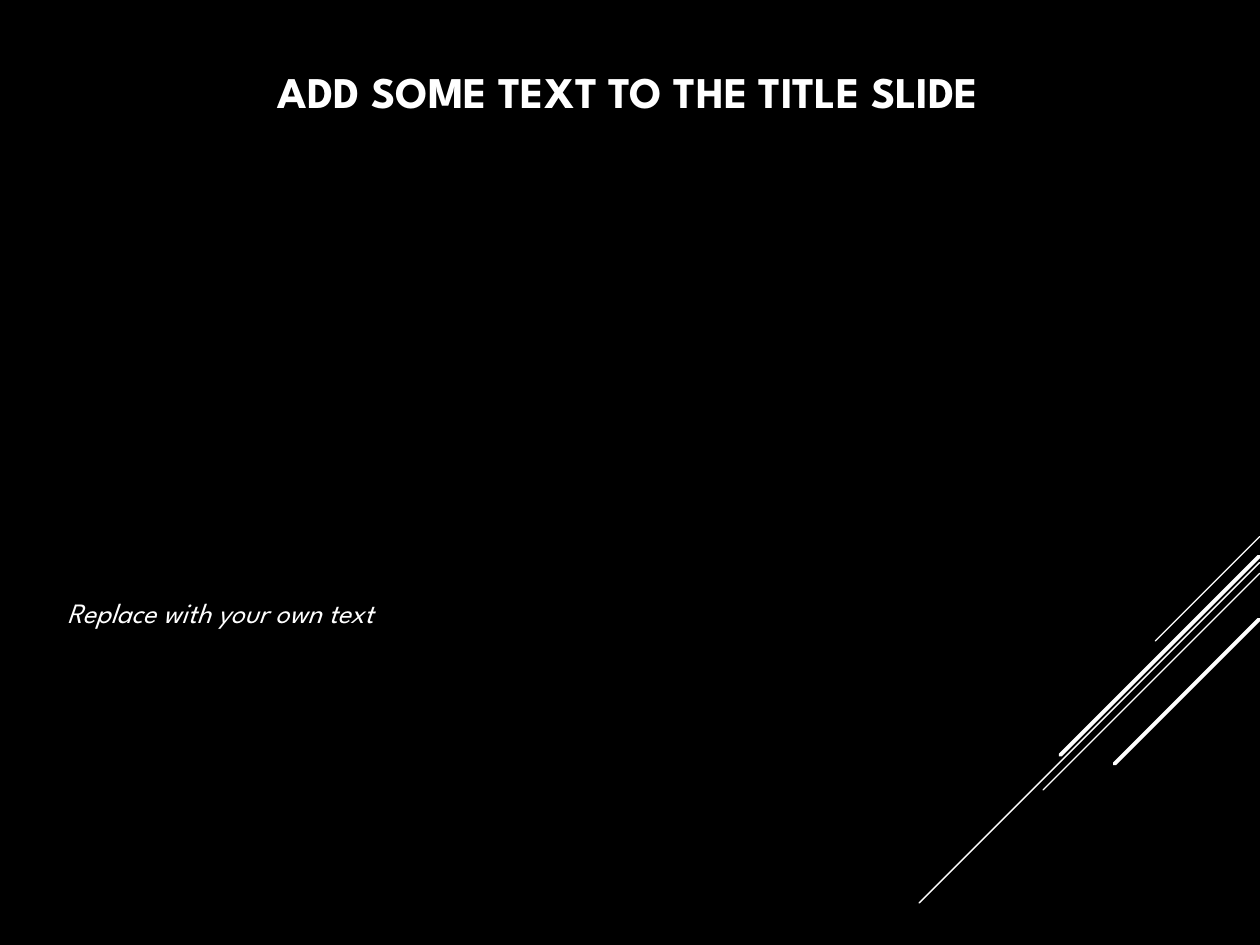
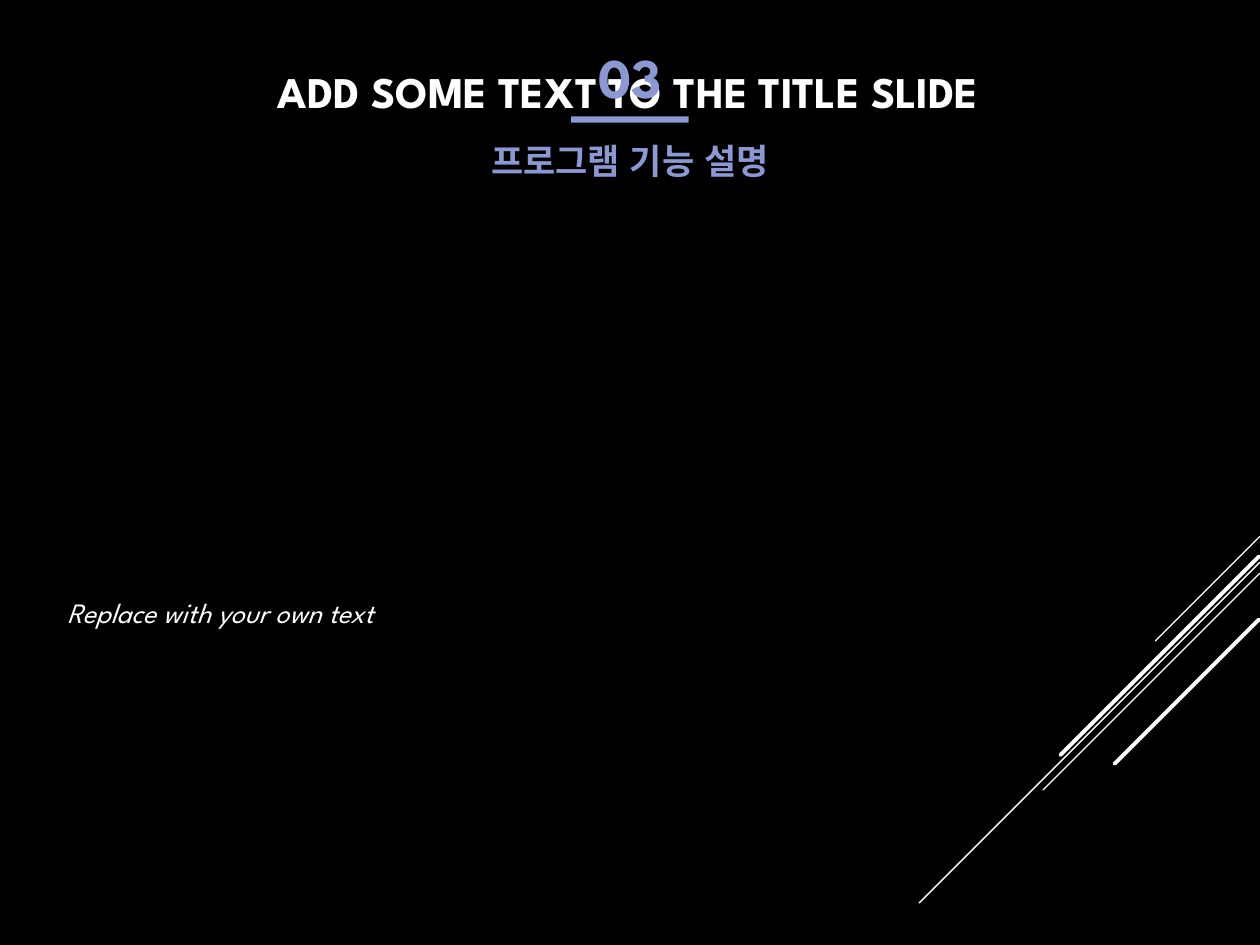
Before and after one commit to hyunwns78/ticketing_macro_HJ, a slide deck: slide 9 of KTX SRT 예약 매크로 프로그램.pptx (slide 10 before the commit). Drawn at 1260x945 pixels with LibreOffice and Linux fonts; fonts in the diff are those of the drawing; background and template pictures are left out. Boxes give left, top, right and bottom in pixels: in the first picture for what was removed or moved away, otherwise in the second. Text is boxed around its words. In the diff, an @@ line names an element or a change of style, - is before the commit and + after.

```diff
--- a/KTX SRT 예약 매크로 프로그램.pptx
+++ b/KTX SRT 예약 매크로 프로그램.pptx
@@ text added at (598, 60, 661, 109), 32 pt, text #8B98D1, bold @@
+03
@@ rectangle added at (571, 116, 688, 122), fill #8B98D1 @@
@@ text added at (491, 144, 768, 177), 20 pt, text #8B98D1, bold @@
+프로그램 기능 설명
```
Also in this commit, not shown: 8 other slides changed, 2 slides added, 1 slide removed.
